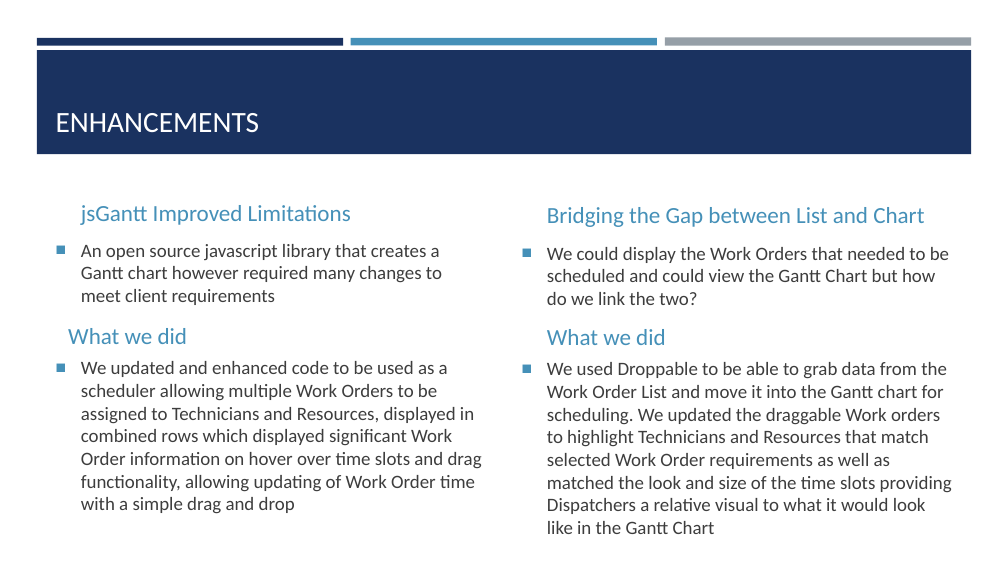
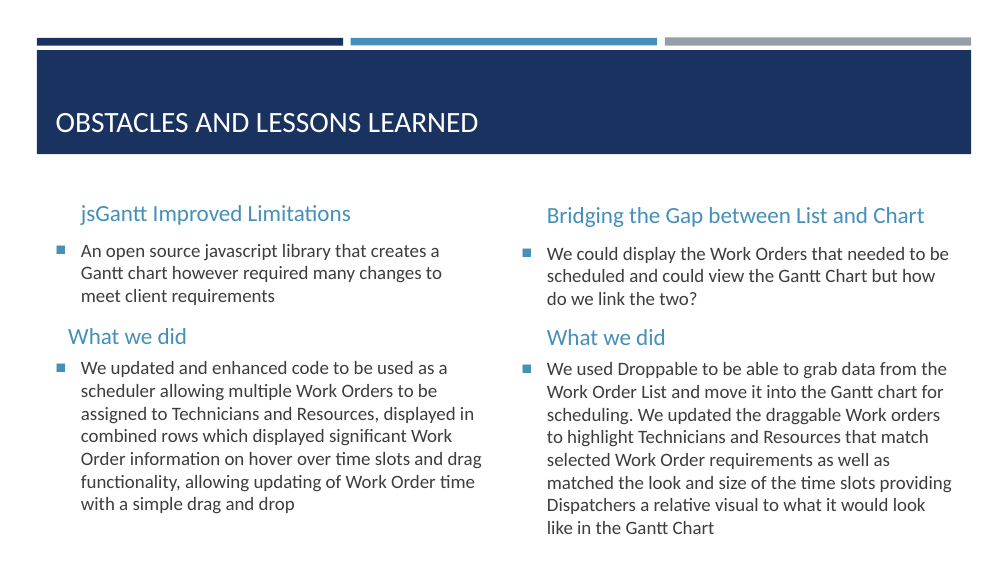
Before and after one commit to cynslcheng/CapstoneDocuments, a slide deck: slide 5 of CapstonePowerPoint.pptx (slide 6 before the commit). Drawn at 1008x567 pixels with LibreOffice and Linux fonts; fonts in the diff are those of the drawing. Boxes give left, top, right and bottom in pixels: in the first picture for what was removed or moved away, otherwise in the second. Text is boxed around its words. In the diff, an @@ line names an element or a change of style, - is before the commit and + after.

```diff
--- a/CapstonePowerPoint.pptx
+++ b/CapstonePowerPoint.pptx
@@ title at [56, 113, 479, 133]: text changed @@
-ENHANCEMENTS
+OBSTACLES AND LESSONS LEARNED
```
Also in this commit, not shown: 2 other slides changed, 1 slide removed.
